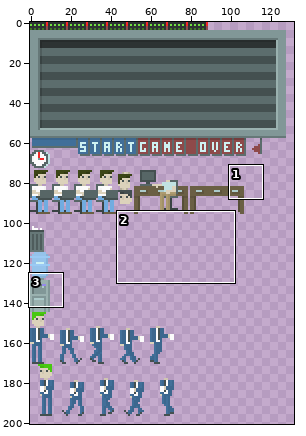
Sprite sheet: images/typer_objects.png. The first picture is a wide view before the edit; the outline marks the close-up.
Close-up. First the earlier version:
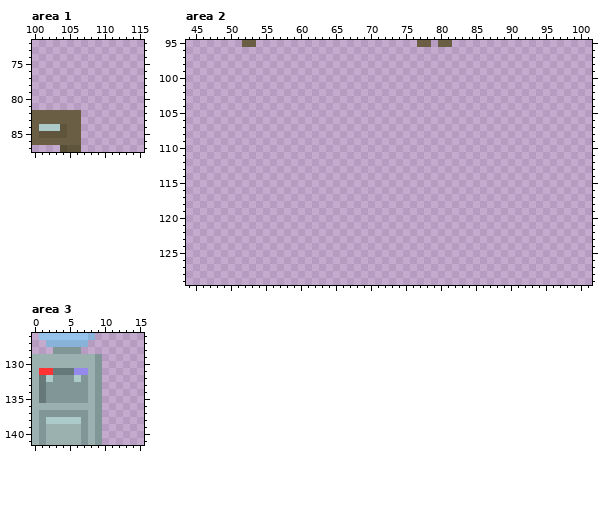
The file is 1520x2330 pixels, drawn in blocks of 10x10; one block is one cell here. Colours within 5 levels of each other are drawn and written as one. Shown: area 1: x 100..115, y 72..87; area 2: x 44..101, y 95..129; area 3: x 0..15, y 126..141. The wide view leaves out empty margins. The commit also changed other parts of the picture, which this record leaves out.
After the commit:
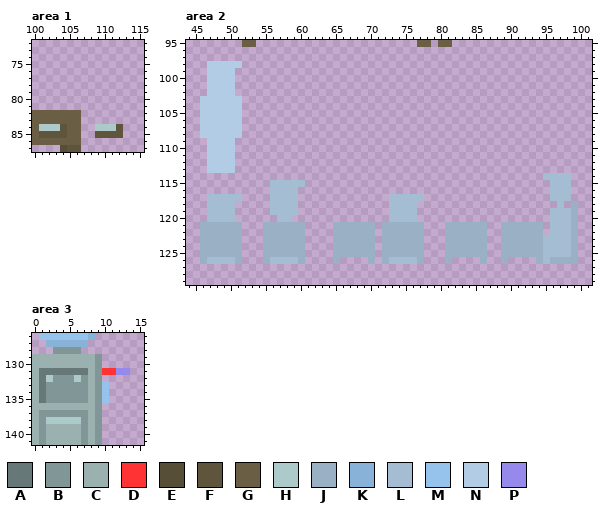
Palette (. is transparent): A #667878  B #819797  C #9ab1af  D #ff3333  E #564e37  F #5f553d  G #6a5f44  H #accaca  J #99b0c5  K #88b2d7  L #a4bdd3  M #95c3eb  N #b1cce4  P #9589eb
Diff:
--- area 1
@@ x 107..114 @@
 83 ........
-84 ........
-85 ........
+84 ..HHHF..
+85 ..FFFF..
 86 ........
--- area 2
@@ x 44..101 @@
  97 ..........................................................
- 98 ..........................................................
- 99 ..........................................................
-100 ..........................................................
-101 ..........................................................
-102 ..........................................................
-103 ..........................................................
-104 ..........................................................
-105 ..........................................................
-106 ..........................................................
-107 ..........................................................
-108 ..........................................................
-109 ..........................................................
-110 ..........................................................
-111 ..........................................................
-112 ..........................................................
-113 ..........................................................
-114 ..........................................................
-115 ..........................................................
-116 ..........................................................
-117 ..........................................................
-118 ..........................................................
-119 ..........................................................
-120 ..........................................................
-121 ..........................................................
-122 ..........................................................
-123 ..........................................................
-124 ..........................................................
-125 ..........................................................
-126 ..........................................................
+ 98 ...NNNNN..................................................
+ 99 ...NNNN...................................................
+100 ...NNNN...................................................
+101 ...NNNN...................................................
+102 ...NNNN...................................................
+103 ..NNNNNN..................................................
+104 ..NNNNNN..................................................
+105 ..NNNNNN..................................................
+106 ..NNNNNN..................................................
+107 ..NNNNNN..................................................
+108 ..NNNNNN..................................................
+109 ...NNNN...................................................
+110 ...NNNN...................................................
+111 ...NNNN...................................................
+112 ...NNNN...................................................
+113 ...NNNN...................................................
+114 ...................................................LLLL...
+115 ............LLLLL...................................LLL...
+116 ............LLLL....................................LLL...
+117 ...LLLLL....LLLL.............LLLLL..................LLL...
+118 ...LLLL.....LLLL.............LLLL....................L.J..
+119 ...LLLL.....LLLL.............LLLL...................LLLJ..
+120 ...LLLL......LL..............LLLL...................LLLJ..
+121 ..JJJJJJ...JJJJJJ....JJJJJJ.JJJJJJ...JJJJJJ..JJJJJJ.LLLJ..
+122 ..JJJJJJ...JJJJJJ....JJJJJJ.JJJJJJ...JJJJJJ..JJJJJJ.LLLJ..
+123 ..JJJJJJ...JJJJJJ....JJJJJJ.JJJJJJ...JJJJJJ..JJJJJJLLLLJ..
+124 ..JJJJJJ...JJJJJJ....JJJJJJ.JJJJJJ...JJJJJJ..JJJJJJLLLLJ..
+125 ..JJJJJJ...JJJJJJ....JJJJJJ.JJJJJJ...JJJJJJ..JJJJJJLLLLJ..
+126 ..JLLLLJ...JLLLLJ....J....J.JLLLLJ...J....J..J....JLJJJJ..
 127 ..........................................................
--- area 3
@@ x 0..15 @@
 130 CCCCCCCCCB......
-131 CDDAAAPPCB......
+131 CAAAAAAACBDDPP..
 132 CAHBBBHBCB......
-133 CABBBBBBCB......
-134 CABBBBBBCB......
-135 CABBBBBBCB......
+133 CABBBBBBCBM.....
+134 CABBBBBBCBM.....
+135 CABBBBBBCBM.....
 136 CCCCCCCCCB......
